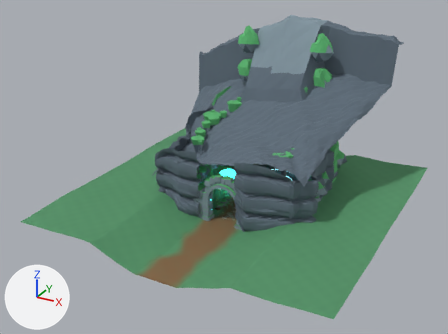
What one commit did to the Blender file assets/models/source_blend/cavern_kit.blend.
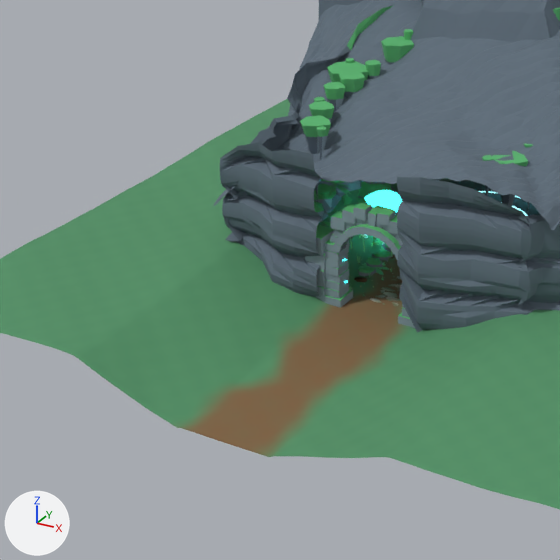
Old and new are each drawn whole from a camera (50 mm lens) standing at (28.8, -56.5, 32.9) and looking at (-1.2, -1.9, 5.6) and again close up on the part from 13% to 69% of the width and 25% to 100% of the height. The lights are fixed; the arrows at lower left show +X, +Y and +Z. The last two pictures show the newer version.

Objects in the first close-up: 'Cavern_Terrain_Grid', 'Cavern_Visible_Arch', 'Continuous_U_Canyon_Walls', 'VisibleStalactite_9' and 60 more.
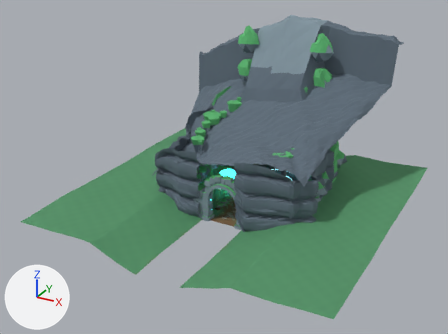
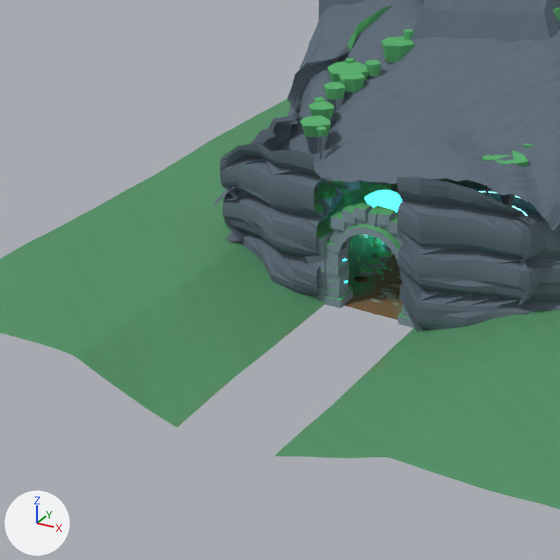
The change, as a list of edits to the scene's bpy script:
```text
Change me_grade:
    used by ob_cavern_terrain_grid; location = (0.0, 0.0, 1.23)
    remove me_grade.from_pydata(...)  # 19881 vertices, 19600 faces; spans x -17.0..17.0, y -17.0..17.0, z -5.2..0.8
    add me_grade.from_pydata(...)  # 18893 vertices, 18560 faces; spans x -17.0..17.0, y -17.0..17.0, z -5.2..0.8
    me_grade part 1: 988 vertices removed from x -2.2..2.2, y -17.0..-4.6, z -1.2
```

What differs and where, as boxes [x1, y1, x2, y2] in the close-ups (560 x 560 px):
part 1 of me_grade, deleted: before [177, 303, 413, 457]
